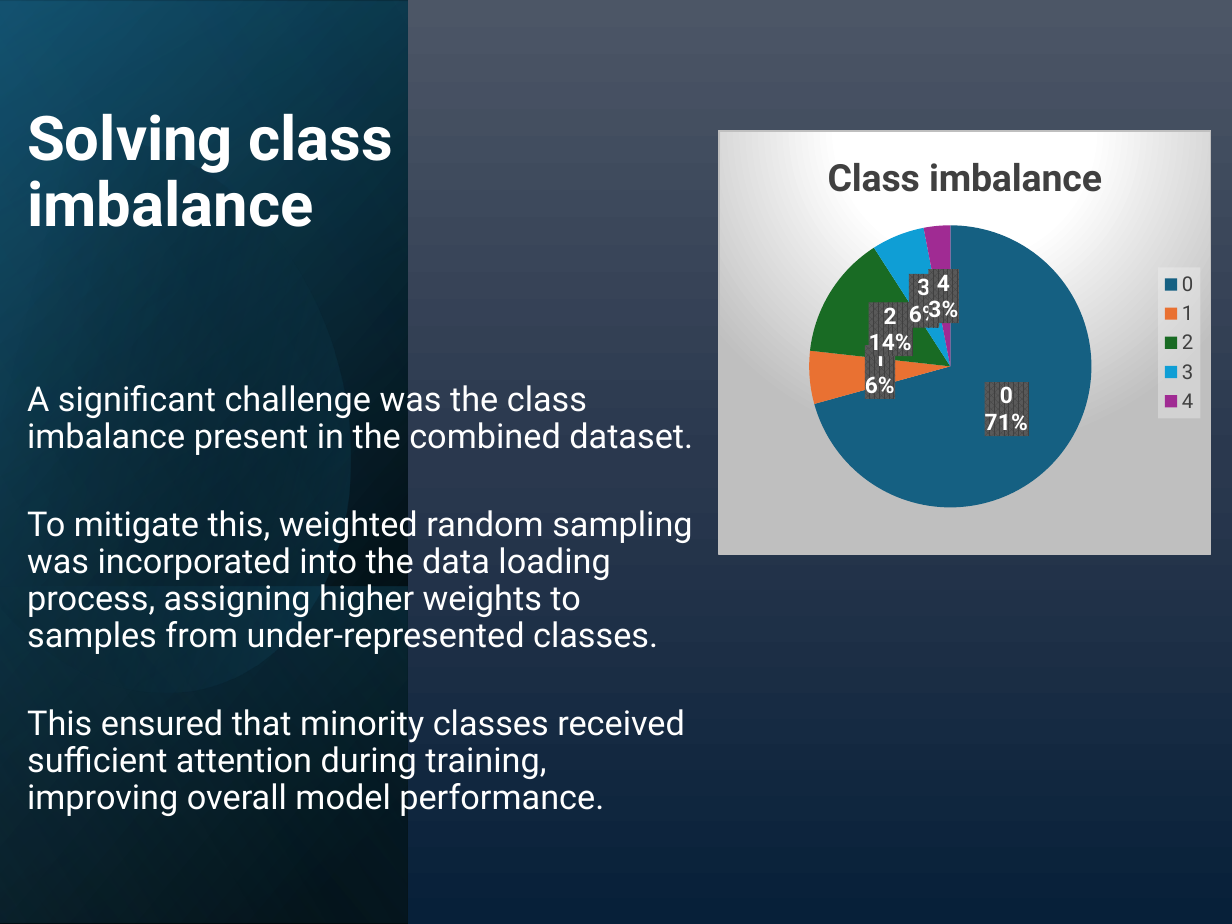
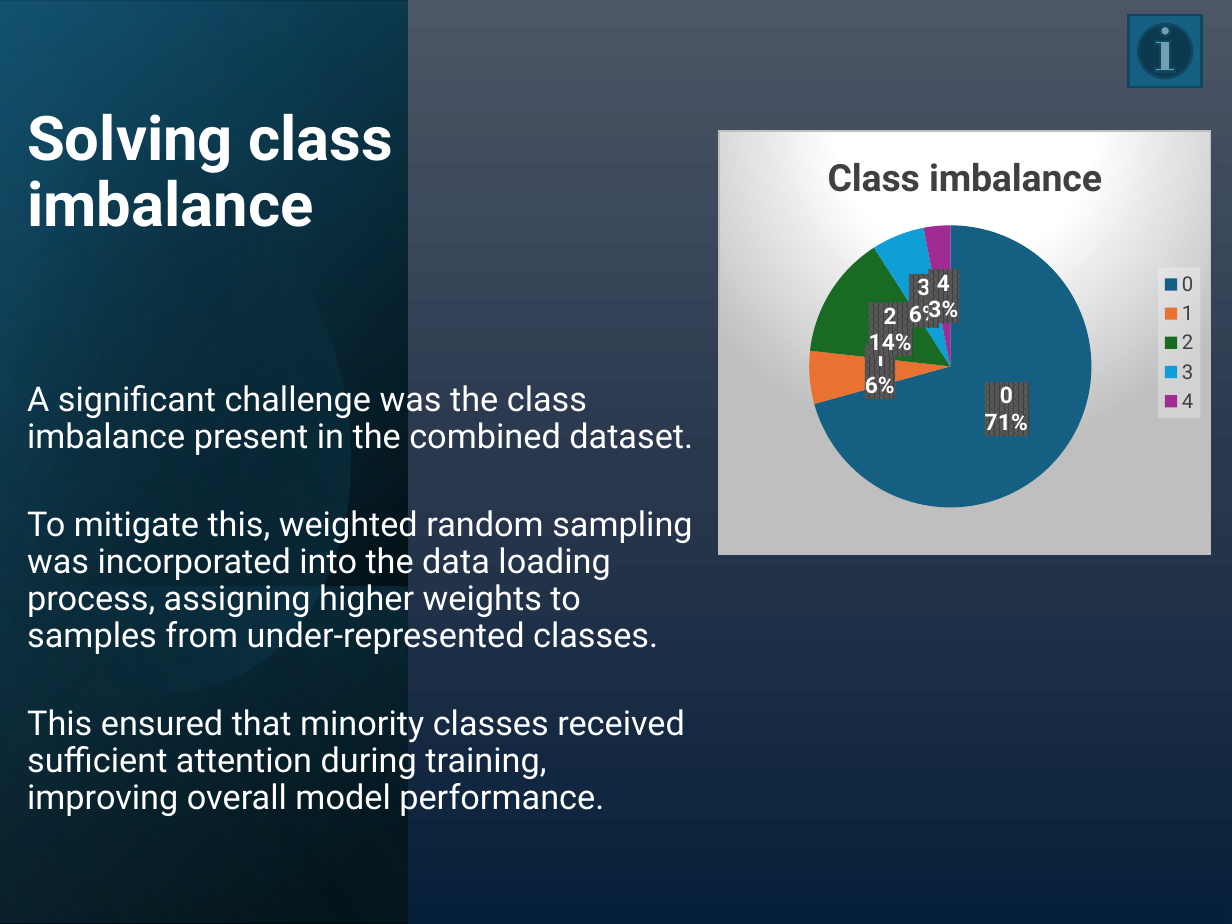
Before and after one commit to lmanov1/DL_DiabeticRetinopathyStagePrediction, a slide deck: slide 9 of presentation/DLStagePredictPresentation.pptx. Drawn at 1232x924 pixels with LibreOffice and Linux fonts; fonts in the diff are those of the drawing. Boxes give left, top, right and bottom in pixels: in the first picture for what was removed or moved away, otherwise in the second. Text is boxed around its words. In the diff, an @@ line names an element or a change of style, - is before the commit and + after.

```diff
--- a/presentation/DLStagePredictPresentation.pptx
+++ b/presentation/DLStagePredictPresentation.pptx
@@ action button information added at box(1129, 15, 1201, 86), fill #156082, outline #104760 1.5 pt @@
```
Also in this commit, not shown: 12 other slides changed, 5 slides added.
